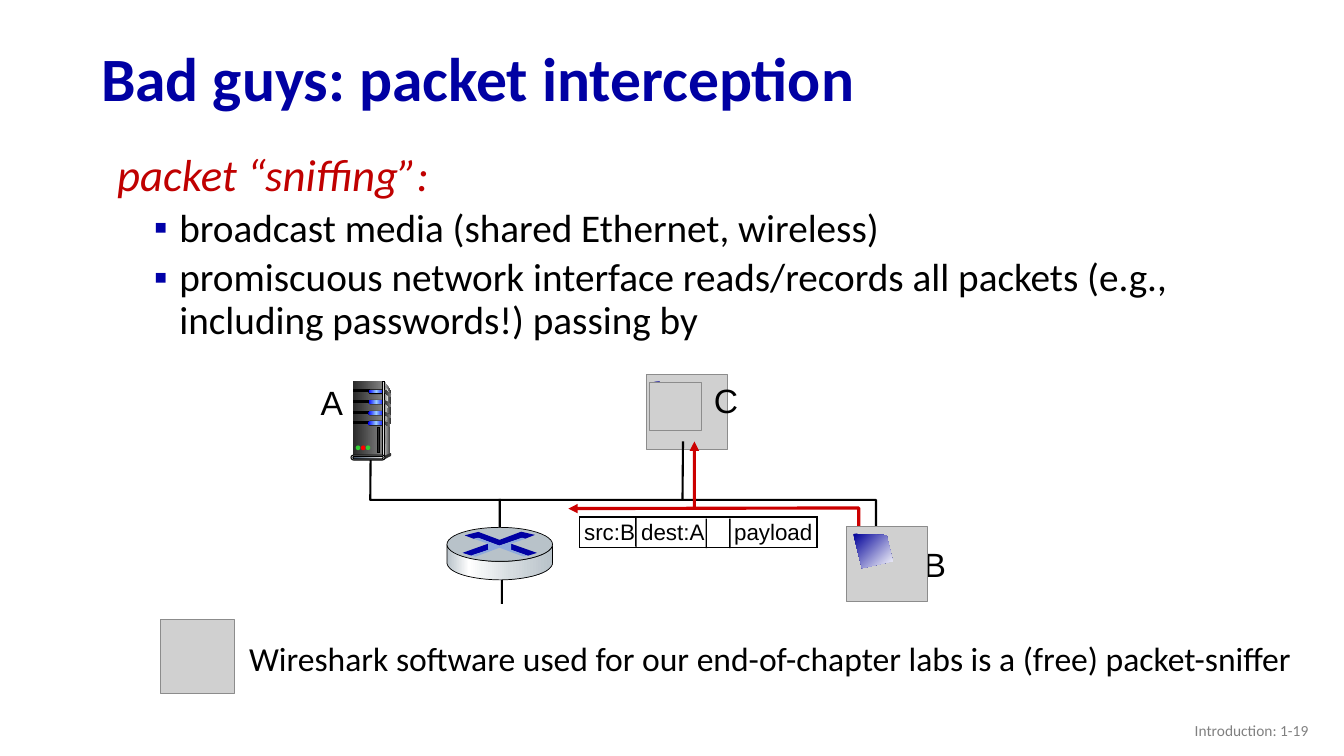
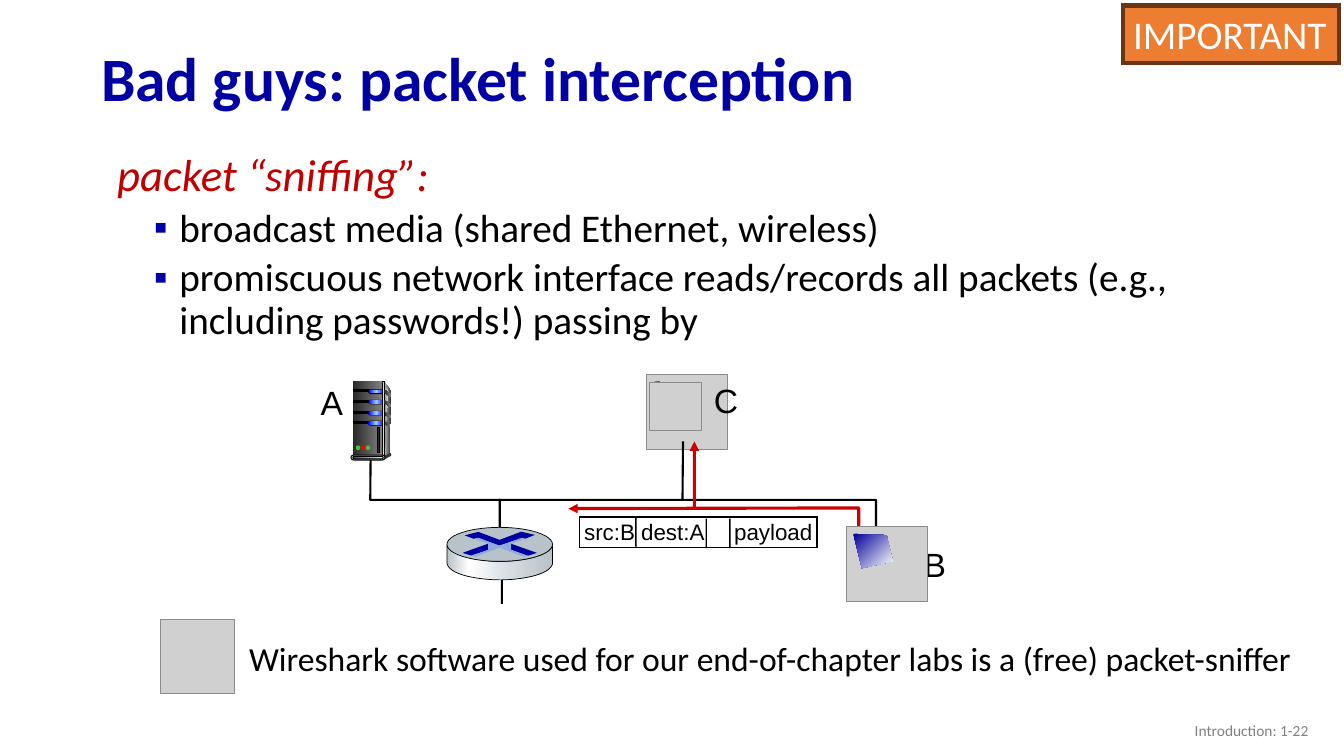
Before and after one commit to guhofstra/CSC175, a slide deck: slide 22 of PPTs/1.4 1.5 1.6 Performance Security Layers.pptx (slide 19 before the commit). Drawn at 1344x756 pixels with LibreOffice and Linux fonts; fonts in the diff are those of the drawing; grey boxes stand for pictures. Boxes give left, top, right and bottom in pixels: in the first picture for what was removed or moved away, otherwise in the second. Text is boxed around its words. In the diff, an @@ line names an element or a change of style, - is before the commit and + after.

```diff
--- a/PPTs/1.4 1.5 1.6 Performance Security Layers.pptx
+++ b/PPTs/1.4 1.5 1.6 Performance Security Layers.pptx
@@ rectangle added at [1123, 5, 1339, 63], fill #ED7D31, outline #683715 3 pt, 28 pt, text #FFFFFF @@
+IMPORTANT
@@ text added at [1303, 8, 1337, 22], 8 pt, text #000000 @@
+Begränsad delning
@@ page number at [1195, 725, 1308, 736]: text changed @@
-Introduction: 1-19
+Introduction: 1-22
```
Also in this commit, not shown: 37 other slides changed, 3 slides added, 34 other files.
